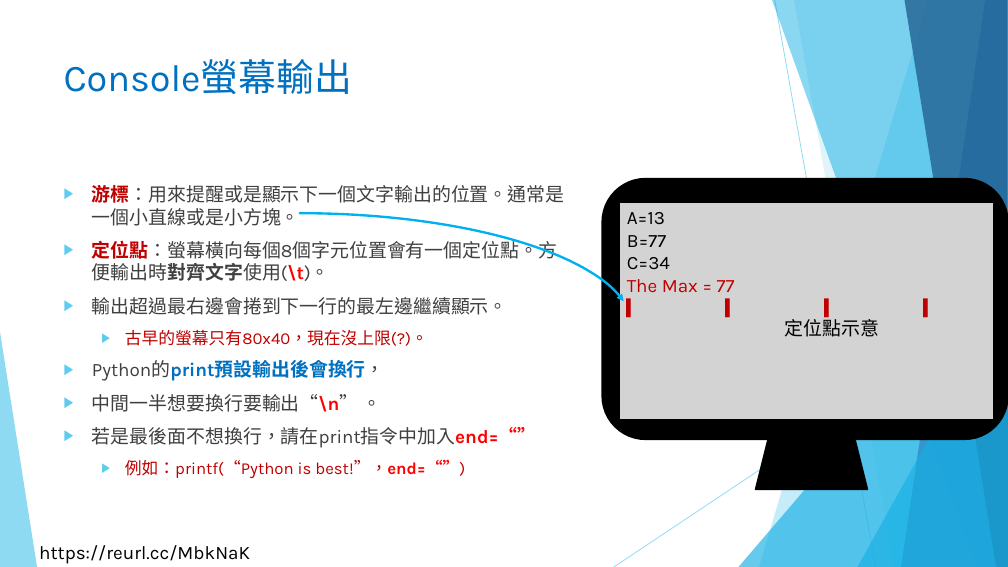
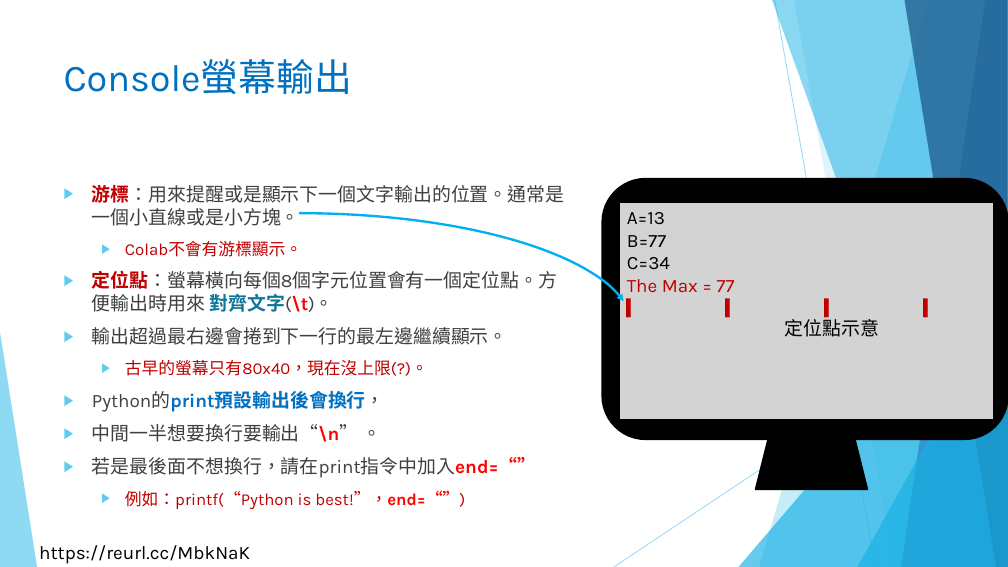
Before and after one commit to liulawsi/My_PPTs, a slide deck: slide 7 of LCC/Python/01_千里之行始於足下.pptx (slide 2 before the commit). Drawn at 1008x567 pixels with LibreOffice and Linux fonts; fonts in the diff are those of the drawing; background and template pictures are left out. Boxes give left, top, right and bottom in pixels: in the first picture for what was removed or moved away, otherwise in the second. Text is boxed around its words. In the diff, an @@ line names an element or a change of style, - is before the commit and + after.

```diff
--- a/LCC/Python/01_千里之行始於足下.pptx
+++ b/LCC/Python/01_千里之行始於足下.pptx
@@ text at <box>92,241,557,312</box>: text changed @@
-▶ 定位點：螢幕橫向每個8個字元位置會有一個定位點。方便輸出時對齊文字使用(\t)。
+  ▶ Colab不會有游標顯示。
+▶ 定位點：螢幕橫向每個8個字元位置會有一個定位點。方便輸出時用來 對齊文字(\t)。
```
Also in this commit, not shown: 2 other slides changed, 5 slides added, 15 other files.
